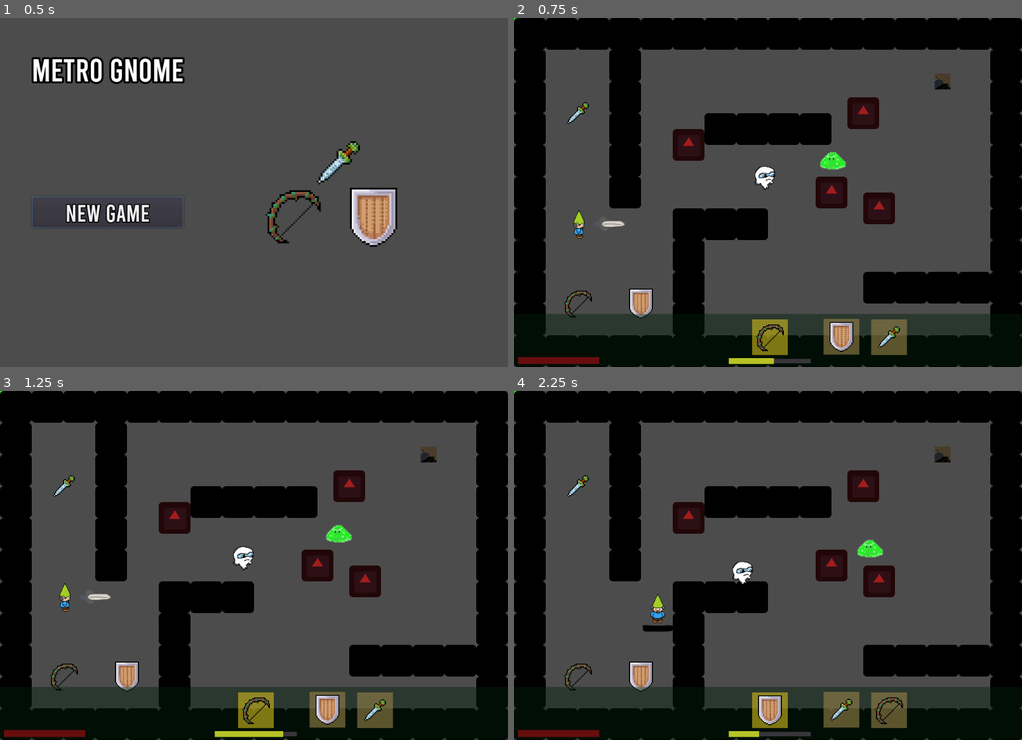
Above: before the commit, frames 1-4 (two rows, left to right).
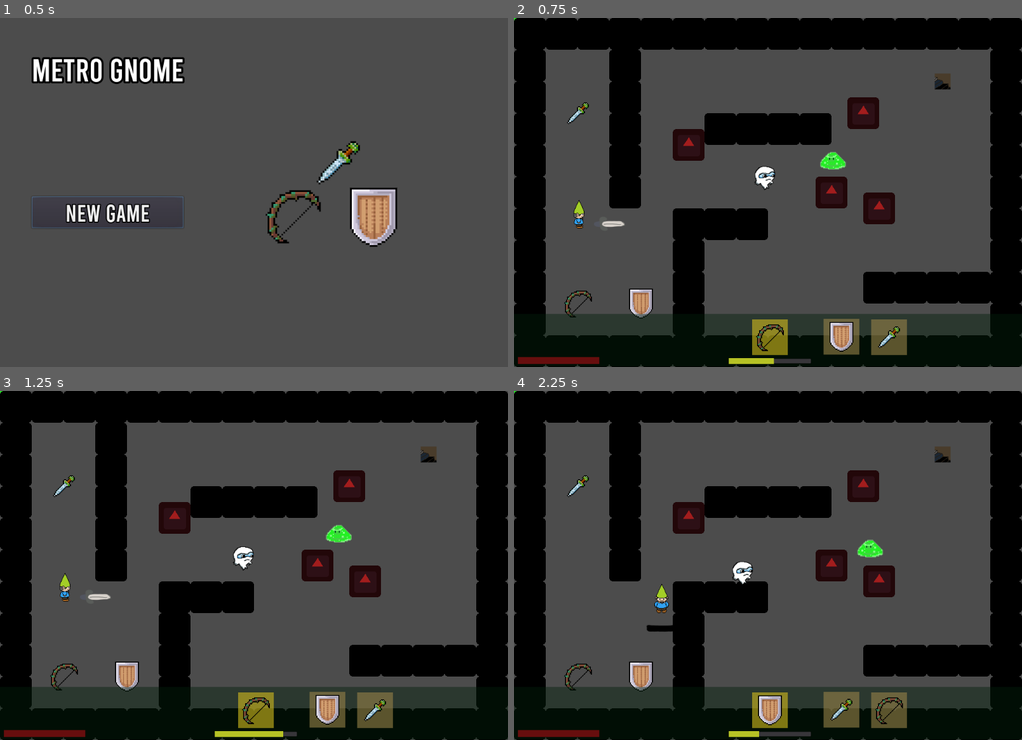
Above: after the commit, the same moments.

Repository: mfurtak/gmtk-game-jam-2019
Game: Godot game, scene res://menus/MainMenu.tscn
The game is run twice, just before and just after one commit, with the same random seed, the same clock (stepped at 60 frames per second) and the same inputs. The engine's default icon, where the game draws it, is replaced by a stand-in: a white triangle on a blue panel in a dark square.
Inputs:
- Up to frame 1 (0.5 s): no input
- Up to frame 2 (0.75 s): click "New Game" at 0.5 s
- Up to frame 3 (1.25 s): no input
- Up to frame 4 (2.25 s): hold Right (ui_right) 1.28-2.03 s; tap Space (ui_select) at 1.52 s; hold Down (ui_down) from 2.03 s (still down)

Frame 1 is identical in both runs. In frame 2, 0.2% of the frame differs, in the area x 11-14%, y 52-64%; in frame 3, 0.2%; in frame 4, 0.3%, in the area x 25-32%, y 55-69%.

Commit message:
Improve player hitbox

Diff:
--- a/gmtk-godot/Player.tscn
+++ b/gmtk-godot/Player.tscn
@@ -22,7 +22,7 @@
 [ext_resource path="res://player/gnome_left_walk_2.png" type="Texture" id=20]
 
 [sub_resource type="RectangleShape2D" id=1]
-extents = Vector2( 30, 30 )
+extents = Vector2( 22.0131, 14.7612 )
 
 [sub_resource type="SpriteFrames" id=5]
 animations = [ {
@@ -125,6 +125,7 @@
 [node name="Tween" type="Tween" parent="."]
 
 [node name="GnomeSprite" type="AnimatedSprite" parent="."]
+position = Vector2( 0, -20 )
 frames = SubResource( 5 )
 animation = "left_idle"
 playing = true
